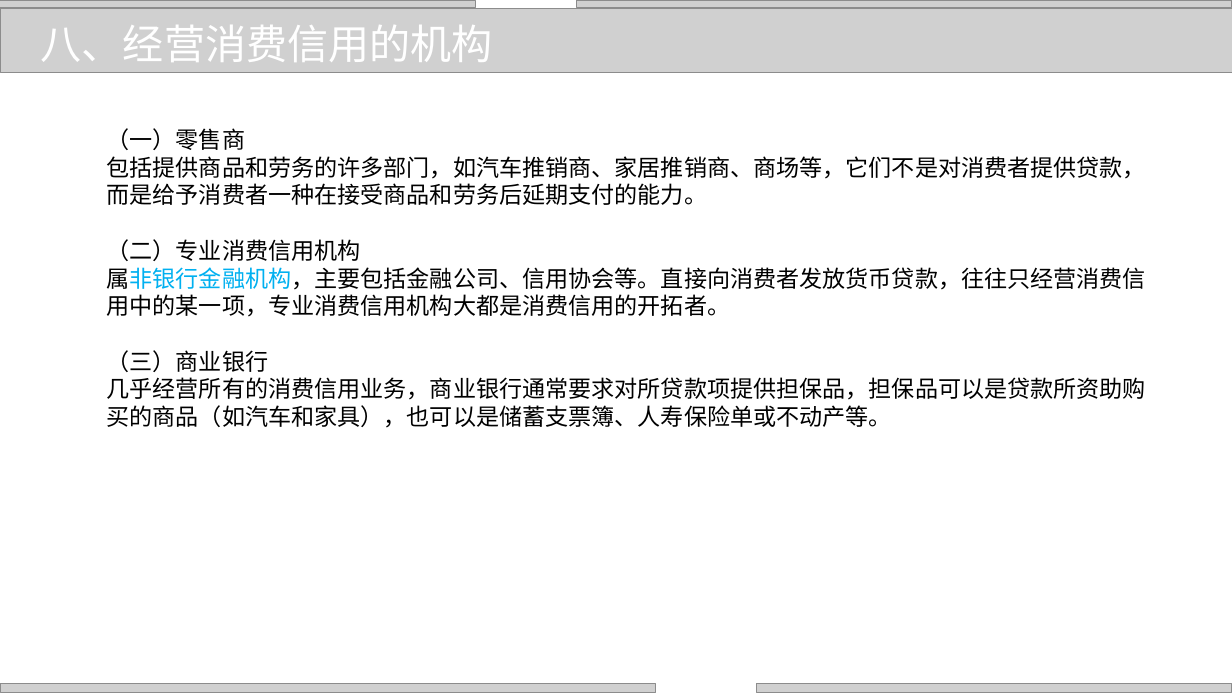
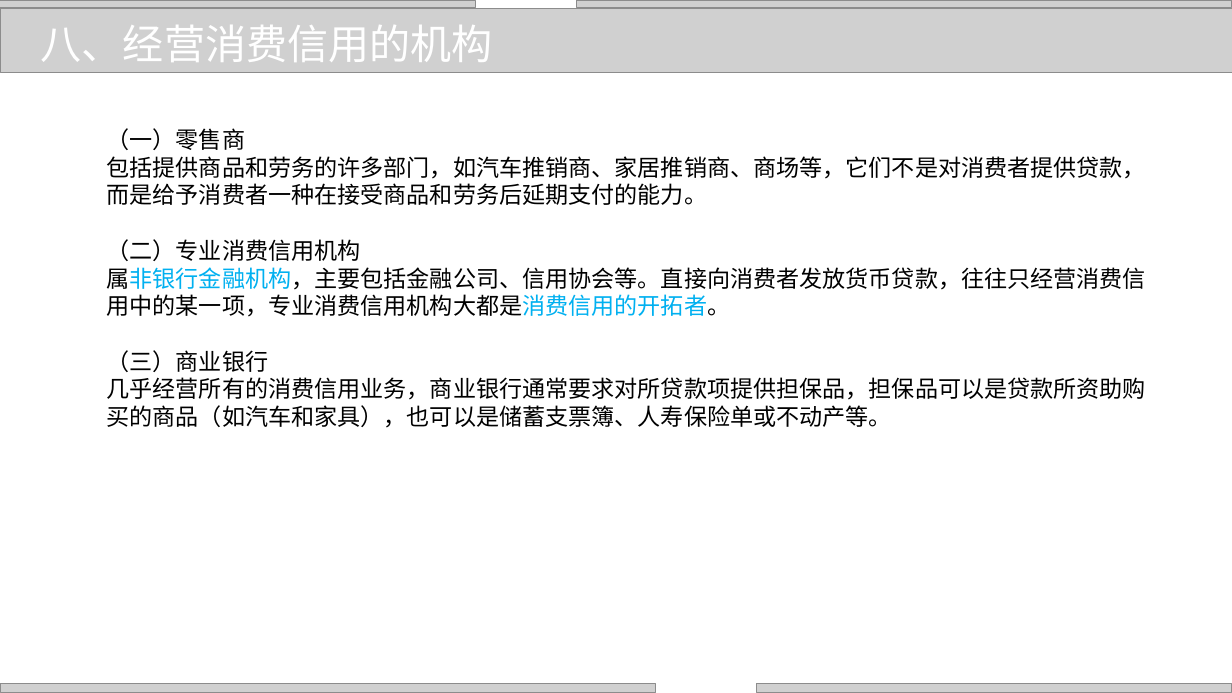
Before and after one commit to zhangjianzhang/internet_credit, a slide deck: slide 21 of files/slides/lecture_14.pptx. Drawn at 1232x693 pixels with LibreOffice and Linux fonts; fonts in the diff are those of the drawing; grey boxes stand for pictures; background and template pictures are left out. Boxes give left, top, right and bottom in pixels: in the first picture for what was removed or moved away, otherwise in the second. Text is boxed around its words. In the diff, an @@ line names an element or a change of style, - is before the commit and + after.

```diff
--- a/files/slides/lecture_14.pptx
+++ b/files/slides/lecture_14.pptx
@@ text at (107, 267, 1146, 317): text colour #000000 to #00B0F0 in "属非银行金融机构，主要包括金融公司、信用协会等。直接向消费者发放货币贷款，往往只经营消费信用中的某一项，专业消费信用机构 ..." @@
```
Also in this commit, not shown: 6 other slides changed, 6 other files.
